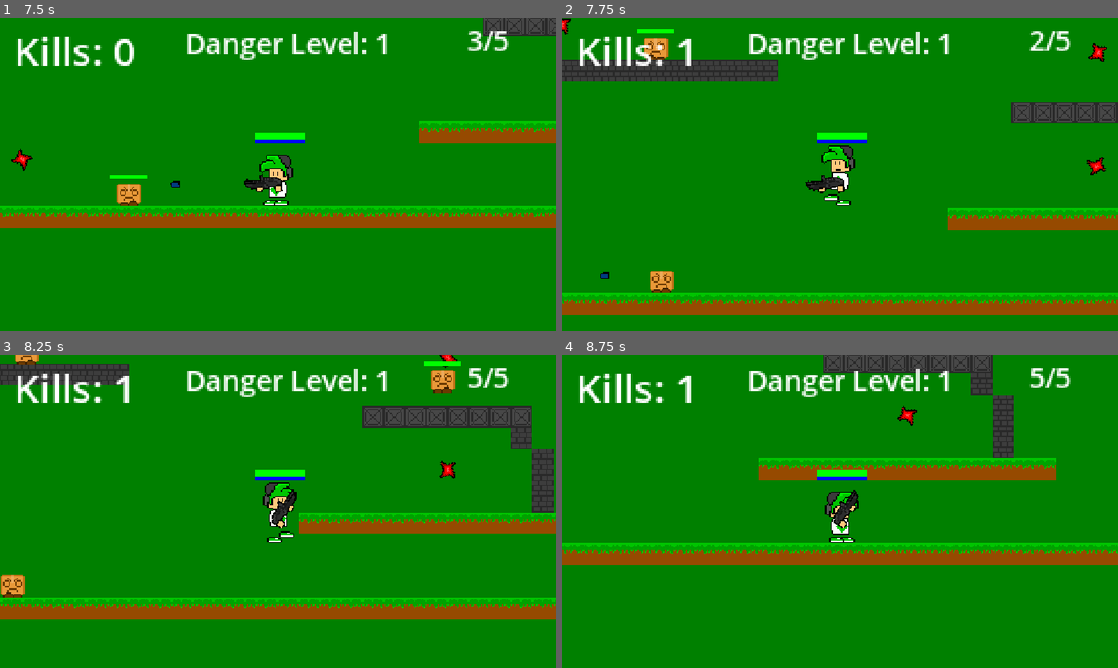
Above: before the commit, frames 1-4 (two rows, left to right).
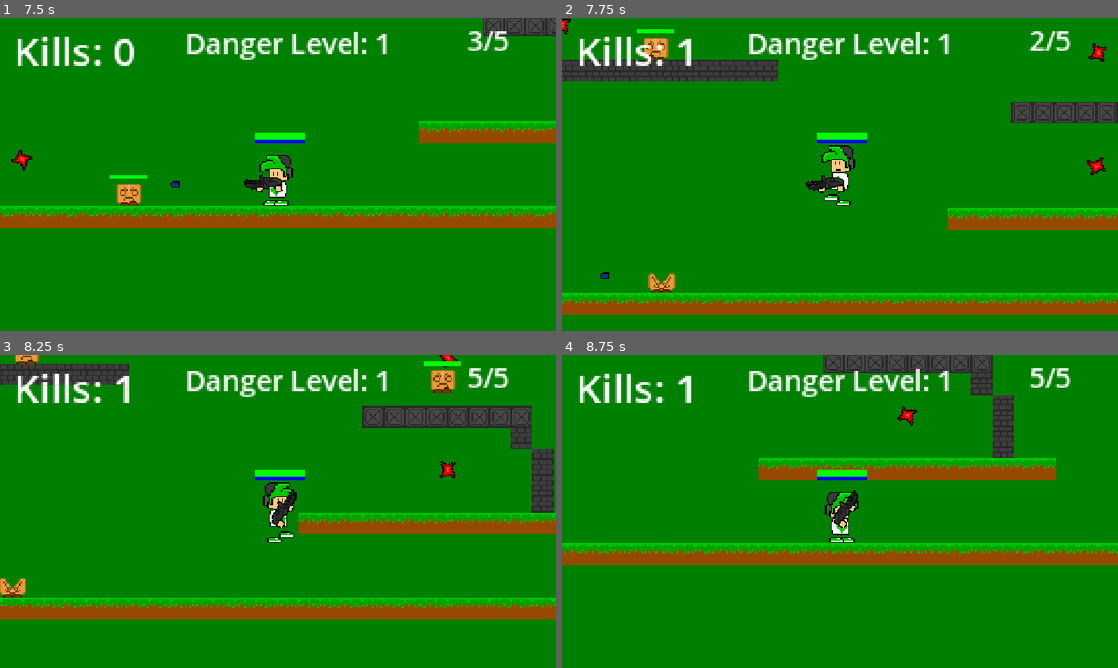
Above: after the commit, the same moments.

Repository: MikusN/average-2d-platformer
Game: Godot game, scene res://Levels/Arena.tscn
Two runs of this game, one before a commit and one after it. Both use one fixed random seed, a clock stepped at 60 frames per second and the inputs below. This scene is started directly instead of the project's main scene.
Inputs (mouse positions are in pixels of both pictures, inside the frame that each line leads up to):
- Up to frame 1 (7.5 s): move the mouse to (400, 158) at 0.52 s; hold D (right) 0.53-2.03 s; tap V (change action, bound only after the commit) at 0.6, 3.6, 6.6 s; tap Space (jump) at 0.77, 1.52, 3.02, 3.77, 4.52, 6.02, 6.77 s; move the mouse to (166, 190) at 1.27 s; click (166, 190) at 1.35 s; move the mouse to (333, 105) at 2.02 s; hold A (left) 2.03-2.78 s; hold Shift (sprint) 2.03-2.78 s; move the mouse to (250, 237) at 2.77 s; hold D (right) 2.78-4.28 s; tap G (taunt) at 2.85, 5.85 s; move the mouse to (444, 221) at 3.52 s; move the mouse to (111, 127) at 4.27 s; hold A (left) 4.28-5.03 s; click (111, 127) at 4.35 s; move the mouse to (305, 174) at 5.02 s; hold D (right) 5.03-5.78 s; hold Shift (sprint) 5.03-5.78 s; move the mouse to (194, 96) at 5.77 s; hold A (left) 5.78-7.28 s; move the mouse to (400, 158) at 6.52 s; move the mouse to (166, 190) at 7.27 s; hold D (right) from 7.28 s (still down); click (166, 190) at 7.35 s
- Up to frame 2 (7.75 s): keep holding D (right); tap Space (jump) at 7.52 s
- Up to frame 3 (8.25 s): keep holding D (right); move the mouse to (333, 442) at 8.02 s; hold Shift (sprint) from 8.03 s (still down)
- Up to frame 4 (8.75 s): keep holding D (right); keep holding Shift (sprint)

Frame 1 is identical in both runs. In frame 2, 0.2% of the frame differs, in the area x 15-21%, y 80-88%; in frame 3, 0.2%, in the area x 0-5%, y 70-78%; in frame 4, nothing differs.

Commit message:
fixed bugs and added things

Diff:
--- a/Scripts/enemy.gd
+++ b/Scripts/enemy.gd
@@ -52,7 +52,7 @@
 	health_bar.init_health(health)
 
 func _process(delta):
-	if health >= 0 && playerdetected != null:
+	if health >= 0 && playerdetected != null && not dead:
 		animations.play("Walk")
 		position.x -= delta * horizontal_speed
 
@@ -64,13 +64,13 @@
 	if !ray_cast.is_colliding():
 		position.y += delta * vertical_speed
 
-	if health >=0 && playerdetected != null && AI_mode != AImode.Walking:
+	if health >=0 && playerdetected != null && AI_mode != AImode.Walking && not dead:
 		if playerdetected.position.x < global_position.x:
 			animations.flip_h = true
 		else:
 			animations.flip_h = false
 
-	if health >=0 && playerdetected != null && AI_mode == AImode.Shotgun && recovered:
+	if health >=0 && playerdetected != null && AI_mode == AImode.Shotgun && recovered && not dead:
 		if reroll:
 			random = randi_range(1, 2)
 			reroll = false
--- a/custom_content_menu.gd
+++ b/custom_content_menu.gd
@@ -15,6 +15,8 @@
 		dir.list_dir_begin()
 		var file_name = dir.get_next()
 		while file_name != "":
+			if file_name.ends_with(".remap"):
+				file_name = file_name.replace(".remap", "")
 			print("Found file: " + file_name)
 			create_button('%s/%s' % [dir.get_current_dir(), file_name],file_name)
 			file_name = dir.get_next()
--- a/project.godot
+++ b/project.godot
@@ -13,7 +13,7 @@
 config/name="Average 2D Platformer"
 run/main_scene="uid://2rnssecloxxs"
 config/features=PackedStringArray("4.5", "GL Compatibility")
-boot_splash/image="uid://c46jcevsp6b0a"
+boot_splash/image="uid://djqj1ev4lb2gh"
 config/icon="uid://c46jcevsp6b0a"
 
 [autoload]
@@ -22,7 +22,6 @@
 
 [display]
 
-window/size/borderless=true
 window/stretch/mode="canvas_items"
 window/stretch/aspect="expand"
 
@@ -36,14 +35,12 @@
 "deadzone": 0.2,
 "events": [Object(InputEventKey,"resource_local_to_scene":false,"resource_name":"","device":-1,"window_id":0,"alt_press …(191 unchanged characters)…
 , Object(InputEventKey,"resource_local_to_scene":false,"resource_name":"","device":-1,"window_id":0,"alt_pressed":false …(186 unchanged characters)…
-, Object(InputEventJoypadButton,"resource_local_to_scene":false,"resource_name":"","device":-1,"button_index":13,"pressure":0.0,"pressed":false,"script":null)
 ]
 }
 right={
 "deadzone": 0.2,
 "events": [Object(InputEventKey,"resource_local_to_scene":false,"resource_name":"","device":-1,"window_id":0,"alt_press …(192 unchanged characters)…
 , Object(InputEventKey,"resource_local_to_scene":false,"resource_name":"","device":-1,"window_id":0,"alt_pressed":false …(186 unchanged characters)…
-, Object(InputEventJoypadButton,"resource_local_to_scene":false,"resource_name":"","device":-1,"button_index":14,"pressure":0.0,"pressed":false,"script":null)
 ]
 }
 jump={
@@ -78,6 +75,7 @@
 "change action"={
 "deadzone": 0.2,
 "events": [Object(InputEventMouseButton,"resource_local_to_scene":false,"resource_name":"","device":-1,"window_id":0,"a …(258 unchanged characters)…
+, Object(InputEventKey,"resource_local_to_scene":false,"resource_name":"","device":-1,"window_id":0,"alt_pressed":false,"shift_pressed":false,"ctrl_pressed":false,"meta_pressed":false,"pressed":false,"keycode":0,"physical_keycode":86,"key_label":0,"unicode":118,"location":0,"echo":false,"script":null)
 ]
 }
 
Binary file added: Madeingodot.png
Not shown, added: Madeingodot.png.import
Not shown, changed: export_presets.cfg
Not shown, added: Average2DPlatformer.console.exe
Not shown, added: Average2DPlatformer.exe
Not shown, added: Average2DPlatformer.pck
